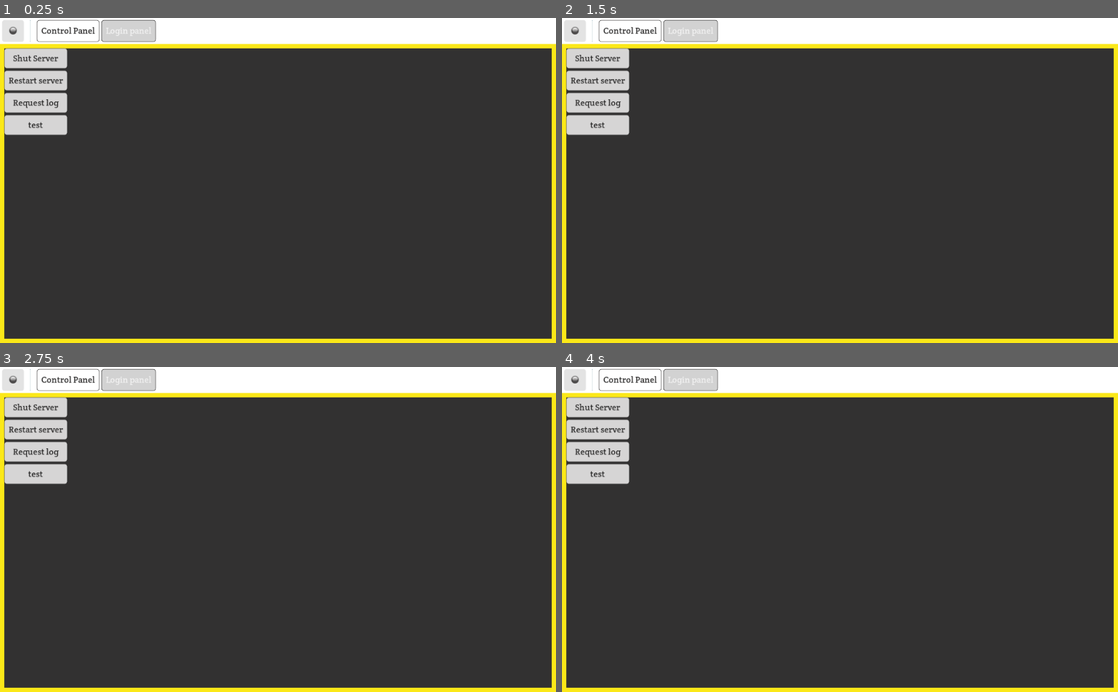
Above: before the commit, frames 1-4 (two rows, left to right).
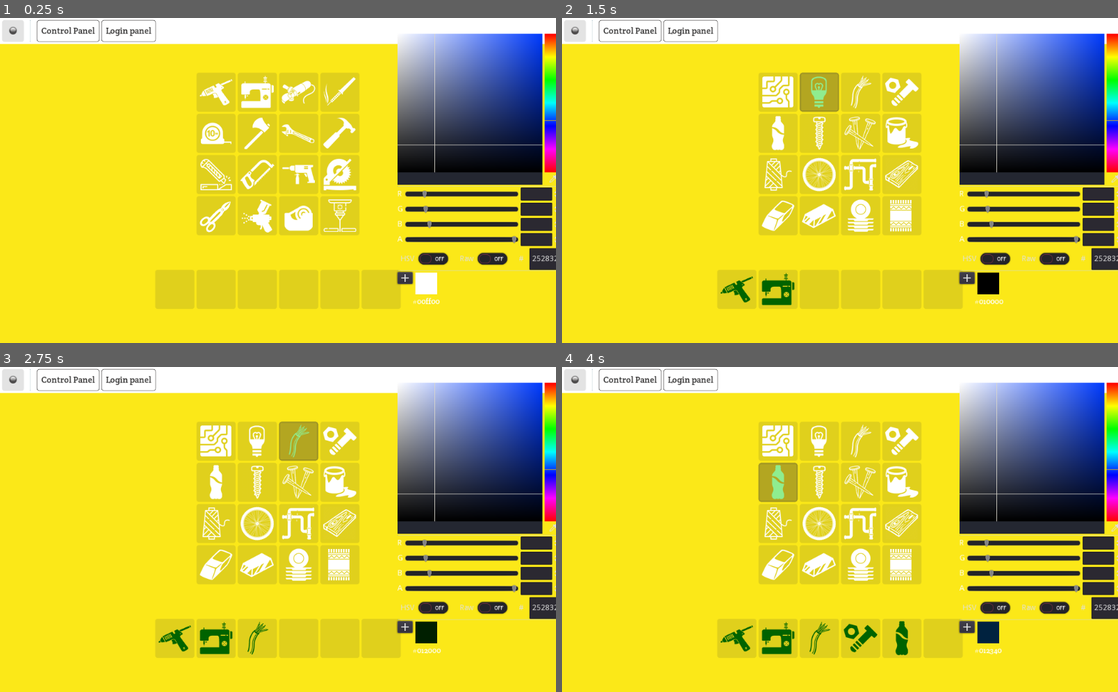
Above: after the commit, the same moments.

Repository: iRadEntertainment/mc_desk
Game: Godot game, scene res://scenes/main.tscn
Two runs of this game, one before a commit and one after it. Both use one fixed random seed, a clock stepped at 60 frames per second and the inputs below.
Inputs (mouse positions are in pixels of both pictures, inside the frame that each line leads up to):
- Up to frame 1 (0.25 s): no input
- Up to frame 2 (1.5 s): click (778, 92) at 0.52 s; click (817, 92) at 1.27 s
- Up to frame 3 (2.75 s): click (300, 441) at 2.02 s
- Up to frame 4 (4 s): click (901, 441) at 2.77 s; click (778, 480) at 3.52 s

The runs differ from the first frame. In frame 1, 86% of the frame differs, in the area x 0-100%, y 0-99%; in frame 2, 86%; in frame 3, 86%; in frame 4, 86%.

Commit message:
Login panel init

Diff:
--- a/scenes/main.tscn
+++ b/scenes/main.tscn
@@ -1,9 +1,11 @@
-[gd_scene load_steps=19 format=2]
+[gd_scene load_steps=21 format=2]
 
 [ext_resource path="res://scripts/main.gd" type="Script" id=1]
 [ext_resource path="res://styles/tool_buttons.tres" type="Theme" id=2]
 [ext_resource path="res://sprites/leds.png" type="Texture" id=3]
 [ext_resource path="res://styles/regular_buttons1.tres" type="Theme" id=4]
+[ext_resource path="res://scripts/login_panel.gd" type="Script" id=5]
+[ext_resource path="res://styles/small_labels.tres" type="Theme" id=6]
 
 [sub_resource type="StyleBoxEmpty" id=1]
 
@@ -312,7 +314,6 @@
 color = Color( 0.988235, 0.913725, 0.0980392, 1 )
 
 [node name="top_bar" type="Control" parent="."]
-editor/display_folded = true
 anchor_right = 1.0
 rect_min_size = Vector2( 0, 48 )
 
@@ -377,7 +378,6 @@
 margin_bottom = 40.0
 focus_mode = 0
 theme = ExtResource( 4 )
-disabled = true
 enabled_focus_mode = 0
 text = "Login panel"
 script = SubResource( 6 )
@@ -388,6 +388,8 @@
 margin_top = 48.0
 
 [node name="control_room" type="Control" parent="cnt_center"]
+editor/display_folded = true
+visible = false
 anchor_right = 1.0
 anchor_bottom = 1.0
 margin_left = 8.0
@@ -516,8 +518,215 @@
 margin_bottom = 536.0
 size_flags_horizontal = 3
 size_flags_vertical = 3
-script = SubResource( 13 )
+script = SubResource( 14 )
 
 [node name="login_panel" type="Control" parent="cnt_center"]
-margin_right = 40.0
-margin_bottom = 40.0
+anchor_right = 1.0
+anchor_bottom = 1.0
+script = ExtResource( 5 )
+
+[node name="login_icons" type="GridContainer" parent="cnt_center/login_panel"]
+editor/display_folded = true
+anchor_left = 0.5
+anchor_top = 0.5
+anchor_right = 0.5
+anchor_bottom = 0.5
+margin_left = -150.0
+margin_top = -223.15
+margin_right = 150.0
+margin_bottom = 76.8503
+columns = 4
+
+[node name="log_01" type="Button" parent="cnt_center/login_panel/login_icons"]
+margin_right = 72.0
+margin_bottom = 72.0
+rect_min_size = Vector2( 72, 72 )
+theme = ExtResource( 2 )
+
+[node name="log_02" type="Button" parent="cnt_center/login_panel/login_icons"]
+margin_left = 76.0
+margin_right = 148.0
+margin_bottom = 72.0
+rect_min_size = Vector2( 72, 72 )
+theme = ExtResource( 2 )
+
+[node name="log_03" type="Button" parent="cnt_center/login_panel/login_icons"]
+margin_left = 152.0
+margin_right = 224.0
+margin_bottom = 72.0
+rect_min_size = Vector2( 72, 72 )
+theme = ExtResource( 2 )
+
+[node name="log_04" type="Button" parent="cnt_center/login_panel/login_icons"]
+margin_left = 228.0
+margin_right = 300.0
+margin_bottom = 72.0
+rect_min_size = Vector2( 72, 72 )
+theme = ExtResource( 2 )
+
+[node name="log_05" type="Button" parent="cnt_center/login_panel/login_icons"]
+margin_top = 76.0
+margin_right = 72.0
+margin_bottom = 148.0
+rect_min_size = Vector2( 72, 72 )
+theme = ExtResource( 2 )
+
+[node name="log_06" type="Button" parent="cnt_center/login_panel/login_icons"]
+margin_left = 76.0
+margin_top = 76.0
+margin_right = 148.0
+margin_bottom = 148.0
+rect_min_size = Vector2( 72, 72 )
+theme = ExtResource( 2 )
+
+[node name="log_07" type="Button" parent="cnt_center/login_panel/login_icons"]
+margin_left = 152.0
+margin_top = 76.0
+margin_right = 224.0
+margin_bottom = 148.0
+rect_min_size = Vector2( 72, 72 )
+theme = ExtResource( 2 )
+
+[node name="log_08" type="Button" parent="cnt_center/login_panel/login_icons"]
+margin_left = 228.0
+margin_top = 76.0
+margin_right = 300.0
+margin_bottom = 148.0
+rect_min_size = Vector2( 72, 72 )
+theme = ExtResource( 2 )
+
+[node name="log_09" type="Button" parent="cnt_center/login_panel/login_icons"]
+margin_top = 152.0
+margin_right = 72.0
+margin_bottom = 224.0
+rect_min_size = Vector2( 72, 72 )
+theme = ExtResource( 2 )
+
+[node name="log_10" type="Button" parent="cnt_center/login_panel/login_icons"]
+margin_left = 76.0
+margin_top = 152.0
+margin_right = 148.0
+margin_bottom = 224.0
+rect_min_size = Vector2( 72, 72 )
+theme = ExtResource( 2 )
+
+[node name="log_11" type="Button" parent="cnt_center/login_panel/login_icons"]
+margin_left = 152.0
+margin_top = 152.0
+margin_right = 224.0
+margin_bottom = 224.0
+rect_min_size = Vector2( 72, 72 )
+theme = ExtResource( 2 )
+
+[node name="log_12" type="Button" parent="cnt_center/login_panel/login_icons"]
+margin_left = 228.0
+margin_top = 152.0
+margin_right = 300.0
+margin_bottom = 224.0
+rect_min_size = Vector2( 72, 72 )
+theme = ExtResource( 2 )
+
+[node name="log_13" type="Button" parent="cnt_center/login_panel/login_icons"]
+margin_top = 228.0
+margin_right = 72.0
+margin_bottom = 300.0
+rect_min_size = Vector2( 72, 72 )
+theme = ExtResource( 2 )
+
+[node name="log_14" type="Button" parent="cnt_center/login_panel/login_icons"]
+margin_left = 76.0
+margin_top = 228.0
+margin_right = 148.0
+margin_bottom = 300.0
+rect_min_size = Vector2( 72, 72 )
+theme = ExtResource( 2 )
+
+[node name="log_15" type="Button" parent="cnt_center/login_panel/login_icons"]
+margin_left = 152.0
+margin_top = 228.0
+margin_right = 224.0
+margin_bottom = 300.0
+rect_min_size = Vector2( 72, 72 )
+theme = ExtResource( 2 )
+
+[node name="log_16" type="Button" parent="cnt_center/login_panel/login_icons"]
+margin_left = 228.0
+margin_top = 228.0
+margin_right = 300.0
+margin_bottom = 300.0
+rect_min_size = Vector2( 72, 72 )
+theme = ExtResource( 2 )
+
+[node name="login_outputs" type="GridContainer" parent="cnt_center/login_panel"]
+editor/display_folded = true
+anchor_left = 0.5
+anchor_top = 0.5
+anchor_right = 0.5
+anchor_bottom = 0.5
+margin_left = -226.0
+margin_top = 140.699
+margin_right = 226.0
+margin_bottom = 212.699
+columns = 6
+
+[node name="log_01" type="Button" parent="cnt_center/login_panel/login_outputs"]
+margin_right = 72.0
+margin_bottom = 72.0
+rect_min_size = Vector2( 72, 72 )
+theme = ExtResource( 2 )
+
+[node name="log_02" type="Button" parent="cnt_center/login_panel/login_outputs"]
+margin_left = 76.0
+margin_right = 148.0
+margin_bottom = 72.0
+rect_min_size = Vector2( 72, 72 )
+theme = ExtResource( 2 )
+
+[node name="log_03" type="Button" parent="cnt_center/login_panel/login_outputs"]
+margin_left = 152.0
+margin_right = 224.0
+margin_bottom = 72.0
+rect_min_size = Vector2( 72, 72 )
+theme = ExtResource( 2 )
+
+[node name="log_04" type="Button" parent="cnt_center/login_panel/login_outputs"]
+margin_left = 228.0
+margin_right = 300.0
+margin_bottom = 72.0
+rect_min_size = Vector2( 72, 72 )
+theme = ExtResource( 2 )
+
+[node name="log_05" type="Button" parent="cnt_center/login_panel/login_outputs"]
+margin_left = 304.0
+margin_right = 376.0
+margin_bottom = 72.0
+rect_min_size = Vector2( 72, 72 )
+theme = ExtResource( 2 )
+
+[node name="log_06" type="Button" parent="cnt_center/login_panel/login_outputs"]
+margin_left = 380.0
+margin_right = 452.0
+margin_bottom = 72.0
+rect_min_size = Vector2( 72, 72 )
+theme = ExtResource( 2 )
+
+[node name="col_test" type="ColorRect" parent="cnt_center/login_panel"]
+margin_left = 764.657
+margin_top = 422.319
+margin_right = 804.657
+margin_bottom = 462.319
+
+[node name="hexadec" type="Label" parent="cnt_center/login_panel/col_test"]
+margin_left = -4.75507
+margin_top = 44.0975
+margin_right = 45.2449
+margin_bottom = 62.0975
+theme = ExtResource( 6 )
+text = "#00ff00"
+
+[node name="ColorPicker" type="ColorPicker" parent="cnt_center/login_panel"]
+margin_left = 728.0
+margin_top = -23.0
+margin_right = 1018.0
+margin_bottom = 439.0
+color = Color( 0.145098, 0.156863, 0.196078, 1 )
--- /dev/null
+++ b/scripts/login_panel.gd
@@ -0,0 +1,131 @@
+#=======================#
+#    login_panel.gd     #
+#=======================#
+
+extends Control
+
+onready var tool_sheet = load("res://sprites/login_tools.png")
+onready var mats_sheet = load("res://sprites/login_mats.png")
+
+var icon_color       = Color.white setget _icon_color_changed
+var icon_hover_color = Color.lightgreen
+var icon_press_color = Color.darkgreen
+
+signal update_icon_color
+
+var code = [0,0,0,0,0,0]
+var code_step = 0
+
+func _ready():
+	connect_grid_buttons_to_self()
+	populate_login_grid(true)
+	reset_output_grid()
+
+
+func connect_grid_buttons_to_self():
+	for i in range (16):
+		var square = $login_icons.get_child(i)
+
+		square.connect("pressed",self,"_login_input_button_pressed",[i])
+
+func populate_login_grid(val):
+	var sprite_sheet
+	match val: #populate with tools or materials
+		true:  sprite_sheet = tool_sheet
+		false: sprite_sheet = mats_sheet
+
+
+	for i in range (16):
+		var square = $login_icons.get_child(i)
+
+		#---set icons
+		for child in square.get_children():
+			child.free()
+
+		var icon = Sprite.new()
+		icon.texture = sprite_sheet
+		icon.vframes = 4
+		icon.hframes = 4
+		icon.frame = i
+		icon.modulate = icon_color
+		icon.position = square.rect_size/2
+		square.add_child(icon)
+		square.connect("mouse_entered",icon,"set",["modulate",icon_hover_color])
+		square.connect("mouse_exited",icon,"set",["modulate",icon_color])
+		square.connect("button_down",icon,"set",["modulate",icon_press_color])
+		square.connect("button_up",icon,"set",["modulate",icon_hover_color])
+		connect("update_icon_color",icon,"set")
+
+		#--- set numbers
+		if false:
+			var num = Label.new()
+			num.theme = load("res://styles/small_labels.tres")
+			num.text  = str(i+1)
+			num.modulate = Color(1,1,1,0.5)
+			square.add_child(num)
+			num.anchor_right  = 1
+			num.anchor_bottom = 1
+			num.align  = Label.ALIGN_CENTER
+			num.valign = Label.VALIGN_CENTER
+
+			num.margin_bottom = 0
+			num.margin_top    = 0
+			num.margin_left   = 0
+			num.margin_right  = 0
+
+
+func reset_output_grid():
+	for child in $login_outputs.get_children():
+		child.disabled = true
+		child.focus_mode = FOCUS_NONE
+		for icon in child.get_children():
+			icon.free()
+
+func _login_input_button_pressed(id):
+	code[code_step] = id
+	$col_test.color = code_to_color(code)
+	$col_test/hexadec.text = "#"+code_to_color(code)
+
+	#--- add icons to output grid
+	var square = $login_outputs.get_child(code_step)
+	for child in square.get_children():
+			child.free()
+	var icon = Sprite.new()
+	if code_step <2: icon.texture = tool_sheet
+	else           : icon.texture = mats_sheet
+	icon.vframes = 4
+	icon.hframes = 4
+	icon.frame = id
+	icon.modulate = icon_press_color
+	icon.position = square.rect_size/2
+	square.add_child(icon)
+
+	#--- check which grid to show next tools/materials
+	code_step += 1
+	populate_login_grid(code_step < 2 or code_step > 5)
+	if code_step >= 6:
+		code_step = 0
+		code = [0,0,0,0,0,0]
+#		reset_output_grid()
+
+func code_to_color(code_array):
+	var _color = ""
+	for i in range (code.size()):
+		var val = code_array[i]
+		if val<10:
+			val = str(val)
+		else:
+			match val:
+				10: val = "a"
+				11: val = "b"
+				12: val = "c"
+				13: val = "d"
+				14: val = "e"
+				15: val = "f"
+
+		_color += val
+	return _color
+
+func _icon_color_changed(val):
+	icon_color = val
+	emit_signal("update_icon_color", "modulate" , icon_color)
Not shown: 7 places in scenes/main.tscn that only renumber resources
Binary file added: sprites/login_mats.png
Not shown, added: sprites/login_mats.png.import
Binary file added: sprites/login_tools.png
Not shown, added: sprites/login_tools.png.import
Not shown: 1 places in styles/small_labels.tres that only renumber resources
Not shown: 5 places in styles/tool_buttons.tres that only renumber resources
Not shown, added: sprites/passw_icons.psd
